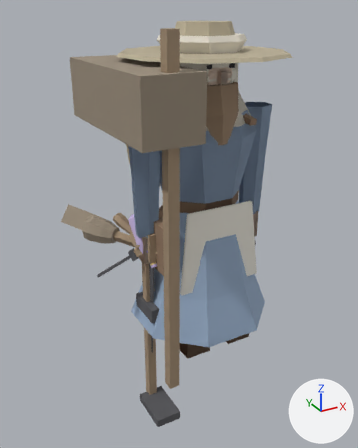
Two versions of the glTF model game/assets/modelle/figuren/figur_zwerg.glb, one commit apart.
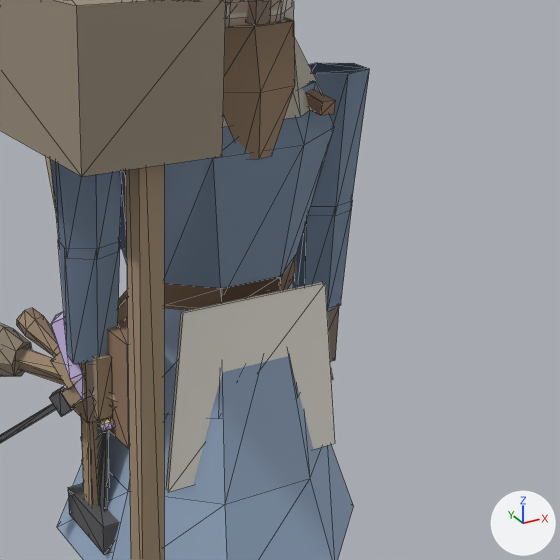
There are two pictures of each version: one whole from a camera (50 mm lens) standing at (-1.089, -1.775, 1.474) and looking at (-0.075, 0.069, 0.553), one close up on the part from 29% to 100% of the width and 16% to 73% of the height. The lights are fixed; the arrows at lower right show +X, +Y and +Z. The older version's two pictures come first. The close-ups show mesh edges as thin lines.

Names of what the first close-up shows: 'Buendel', 'Flakon', 'Hacke', 'Hammer', 'Koerper_Frau', 'Koerper_Mann', 'Saege', 'Schlaegel', 'Schleier', 'Schuerze', 'Stab', 'Tasche' and 6 more.
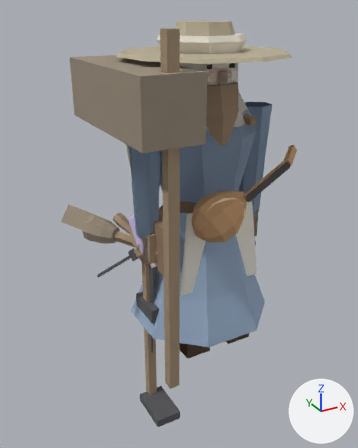
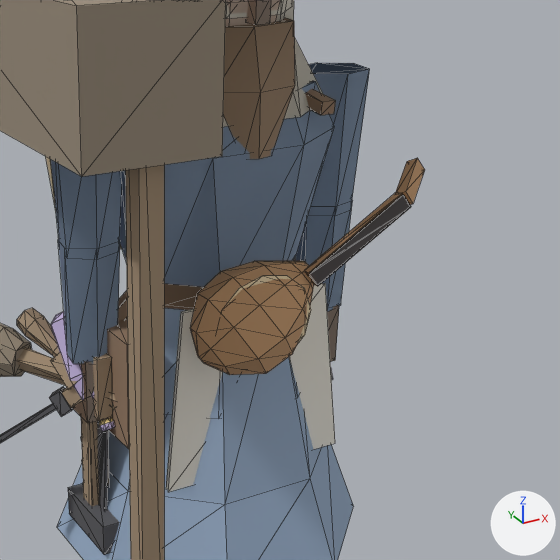
Where the change shows, as pixel boxes [x1, y1, x2, y2] in the close-ups (560 x 560 px):
'Laute', added (brown): after [190, 158, 425, 375]

What changed in the scene script:
```text
Add me_laute:
    me_laute.from_pydata(...)  # 139 vertices, 166 faces; spans x -0.18..0.29, y -0.348..-0.15, z 0.603..0.959
    me_laute.materials.append(mat_figur)
Add ob_laute:
    ob_laute = bpy.data.objects.new('Laute', me_laute)
    ob_laute.location = (0.0, 0.0, 0.0)
```
